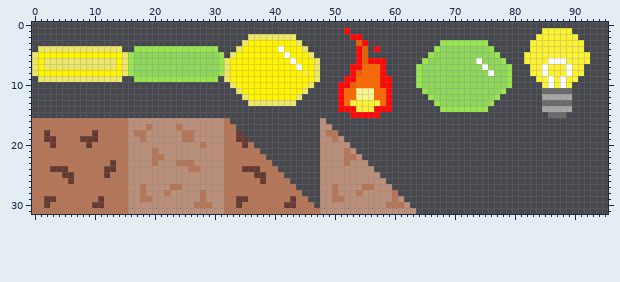
Two states of a sprite sheet, art/sprite/bad_sprites.png. The first picture shows the starting point.
The file is 96x32 pixels.
Now the later version:
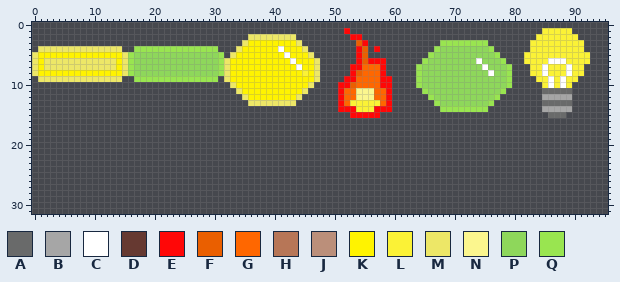
Palette (. is transparent): A #696a6a  B #a6a6a6  C #ffffff  D #663931  E #ff0707  F #ea5f00  G #ff6700  H #b77657  J #bb8f7a  K #fff300  L #fbf236  M #ede767  N #fbf68e  P #8ed75b  Q #99e550
From old to new:
Changed rows in their new state; - is an unchanged pixel.
first column x 0:
16 .................................---------------.---------------
17 ..................................--------------..--------------
18 ...................................-------------...-------------
19 ....................................------------....------------
20 .....................................-----------.....-----------
21 ......................................----------......----------
22 .......................................---------.......---------
23 ........................................--------........--------
24 .........................................-------.........-------
25 ..........................................------..........------
26 ...........................................-----...........-----
27 ............................................----............----
28 .............................................---.............---
29 ..............................................--..............--
30 ...............................................-...............-
31 ................................................................
Boxes around the changes in both pictures, in picture pixels (x1, y1, x2, y2):
erased: (32, 118, 416, 214)
